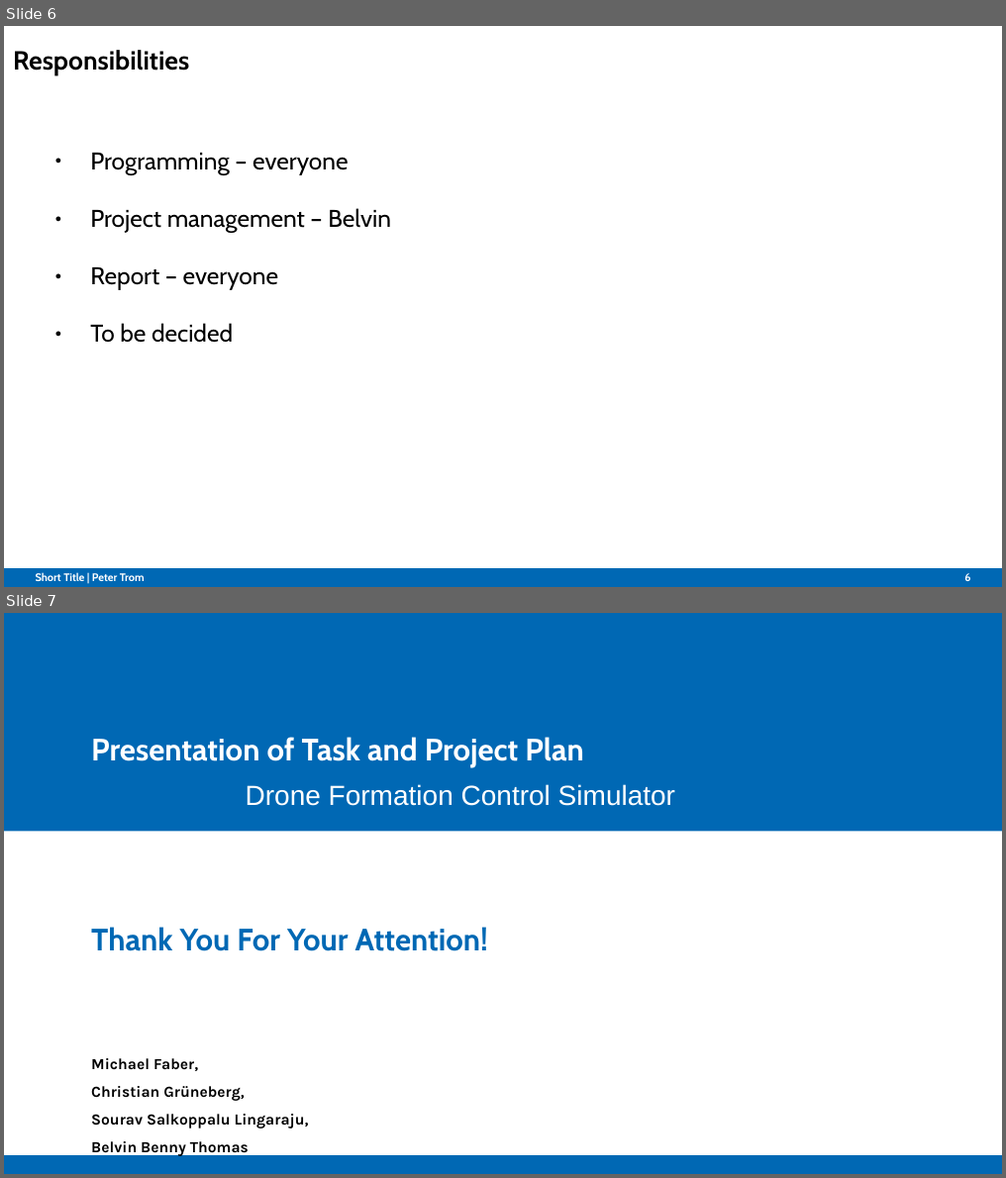
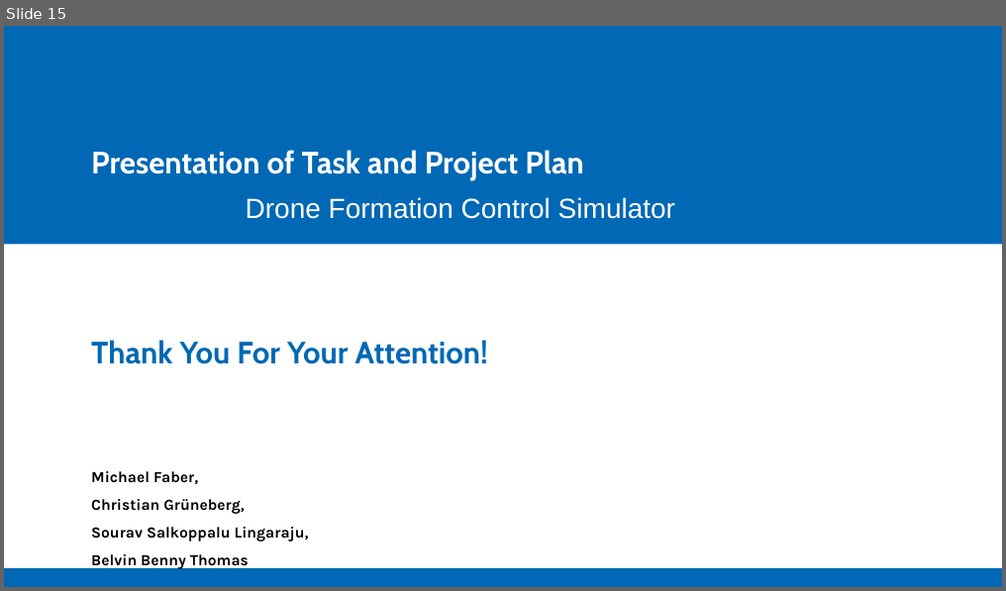
Before and after one commit to Belvin7/Drone_Project_personal-, a slide deck: AMS_Intermediate_Presentation.odp. Shown one above the other, each under a label of ours: slides 6 and 7 before the commit, slide 15 after it. The pictures are 1006x1178 and 1006x591 pixels, drawn with LibreOffice and Linux fonts; fonts in the diff are those of the drawing; background and template pictures are left out. Boxes give left, top, right and bottom in pixels: in the first picture for what was removed or moved away, otherwise in the second. Text is boxed around its words. In the diff, an @@ line names an element or a change of style, - is before the commit and + after.

```diff
--- a/AMS_Intermediate_Presentation.odp
+++ b/AMS_Intermediate_Presentation.odp
@@ slide 6 removed at (4, 26, 1002, 587), background #FFFFFF; not listed: 1 template element that a slide beside it also shows @@
@@ title removed at (13, 50, 189, 76) @@
-Responsibilities
@@ text removed at (90, 153, 391, 343) @@
-● Programming – everyone
-● Project management – Belvin
-● Report – everyone
-● To be decided
@@ text removed at (36, 572, 145, 581) @@
-Short Title | Peter Trom
@@ page number removed at (964, 573, 970, 581) @@
-6
@@ what was slide 7 is now slide 15 @@
```
Also in this commit, not shown: 2 slides changed, 12 slides added, 3 other slides removed.
